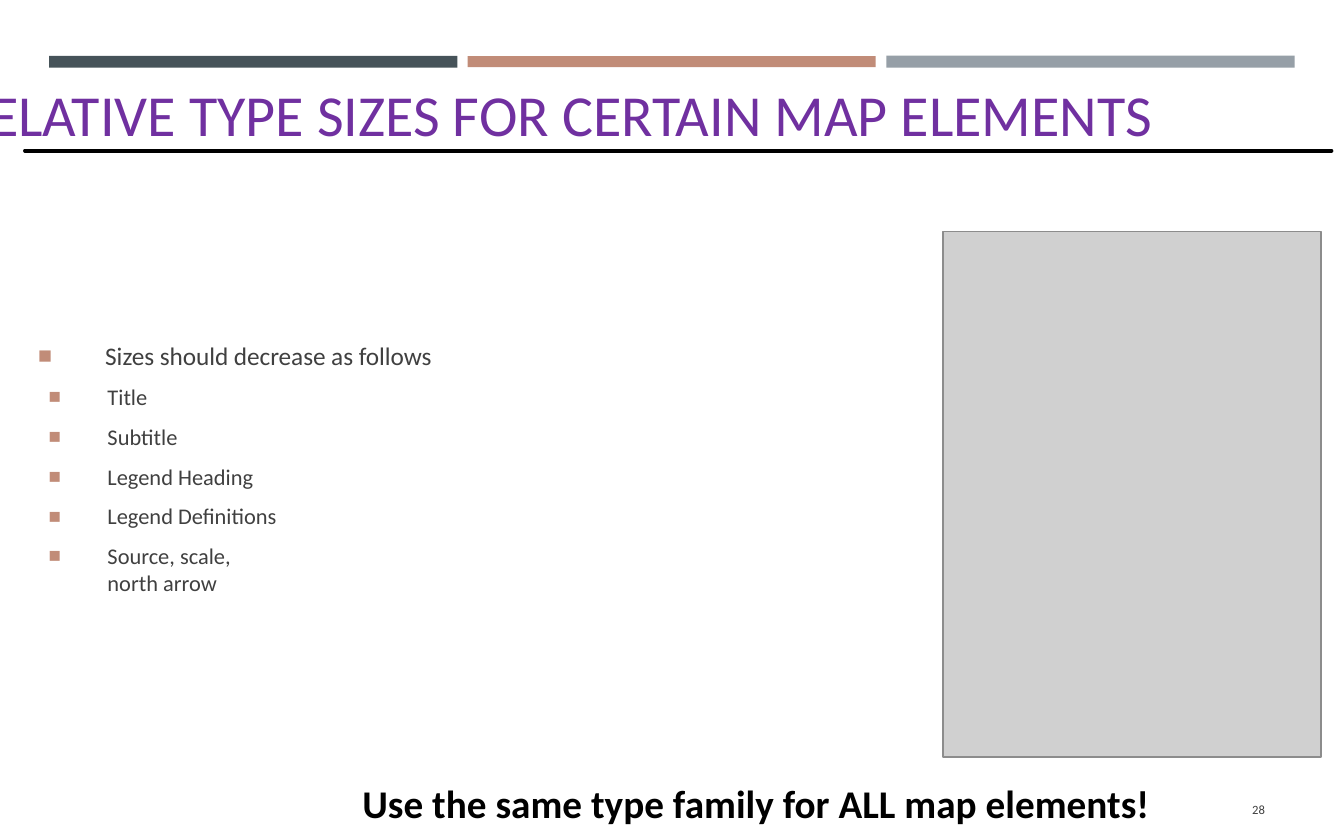
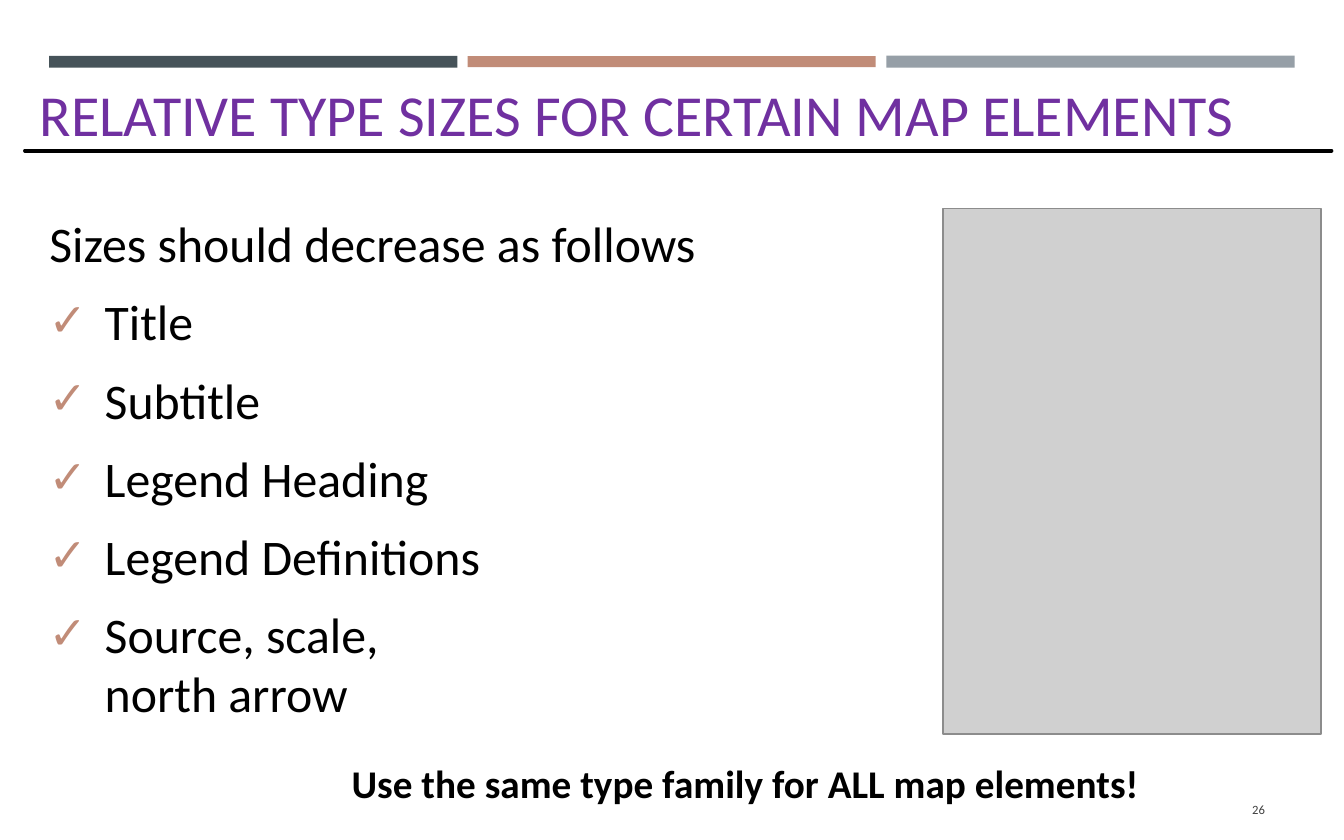
Before and after one commit to gisynw/GIS_I, a slide deck: slide 26 of docs/Lectures/Week07/Lecture07_GEOG2475_Thursday.pptx (slide 28 before the commit). Drawn at 1344x840 pixels with LibreOffice and Linux fonts; fonts in the diff are those of the drawing; grey boxes stand for pictures. Boxes give left, top, right and bottom in pixels: in the first picture for what was removed or moved away, otherwise in the second. Text is boxed around its words. In the diff, an @@ line names an element or a change of style, - is before the commit and + after.

```diff
--- a/docs/Lectures/Week07/Lecture07_GEOG2475_Thursday.pptx
+++ b/docs/Lectures/Week07/Lecture07_GEOG2475_Thursday.pptx
@@ title "RELATIVE TYPE SIZES FOR CERTAIN ..." rewrapped from box(189, 98, 1152, 150) to box(40, 98, 1233, 150) @@
@@ text "Sizes should decrease as follows" at box(49, 227, 696, 713): size 12.2 to 24 pt in "Sizes should decrease as follows"; text colour #404040 to #000000; size 10.8 to 24 pt in "Title", "Subtitle", "Legend Heading", "Legend Definitions" and 1 more places; bullet ■ to none; more space between paragraphs; bullet ■ to ✓ @@
@@ picture: place and size @@
-picture at box(942, 231, 1320, 757)
+picture at box(942, 209, 1320, 735)
@@ text "Use the same type family ...": place and size @@
-text "Use the same type family ..." at box(362, 790, 1150, 824)
+text "Use the same type family ..." at box(352, 770, 1139, 804)
@@ page number at box(1252, 805, 1265, 814): text changed @@
-28
+26
```
Also in this commit, not shown: 11 other slides changed, 3 slides removed.
